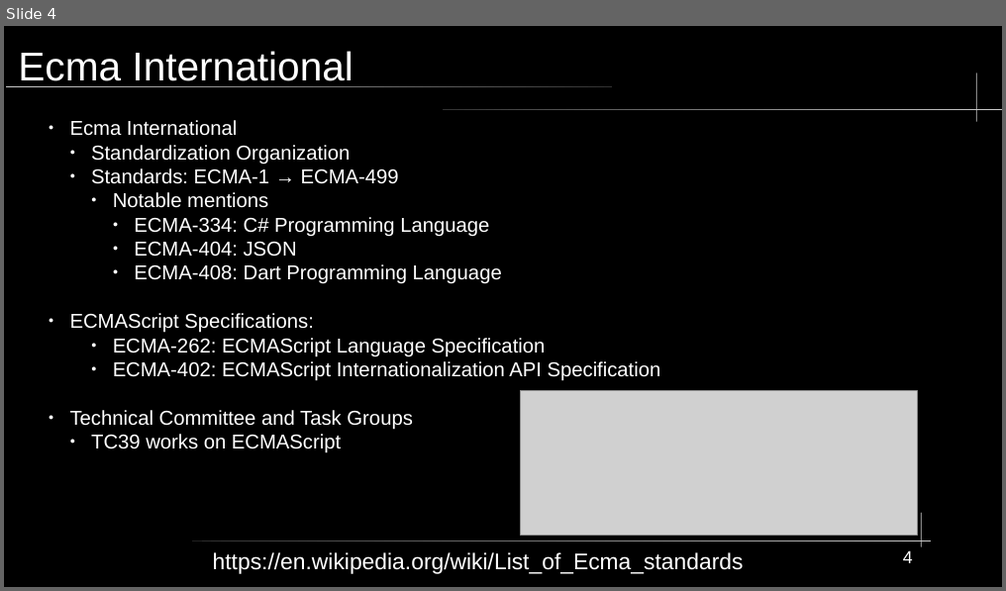
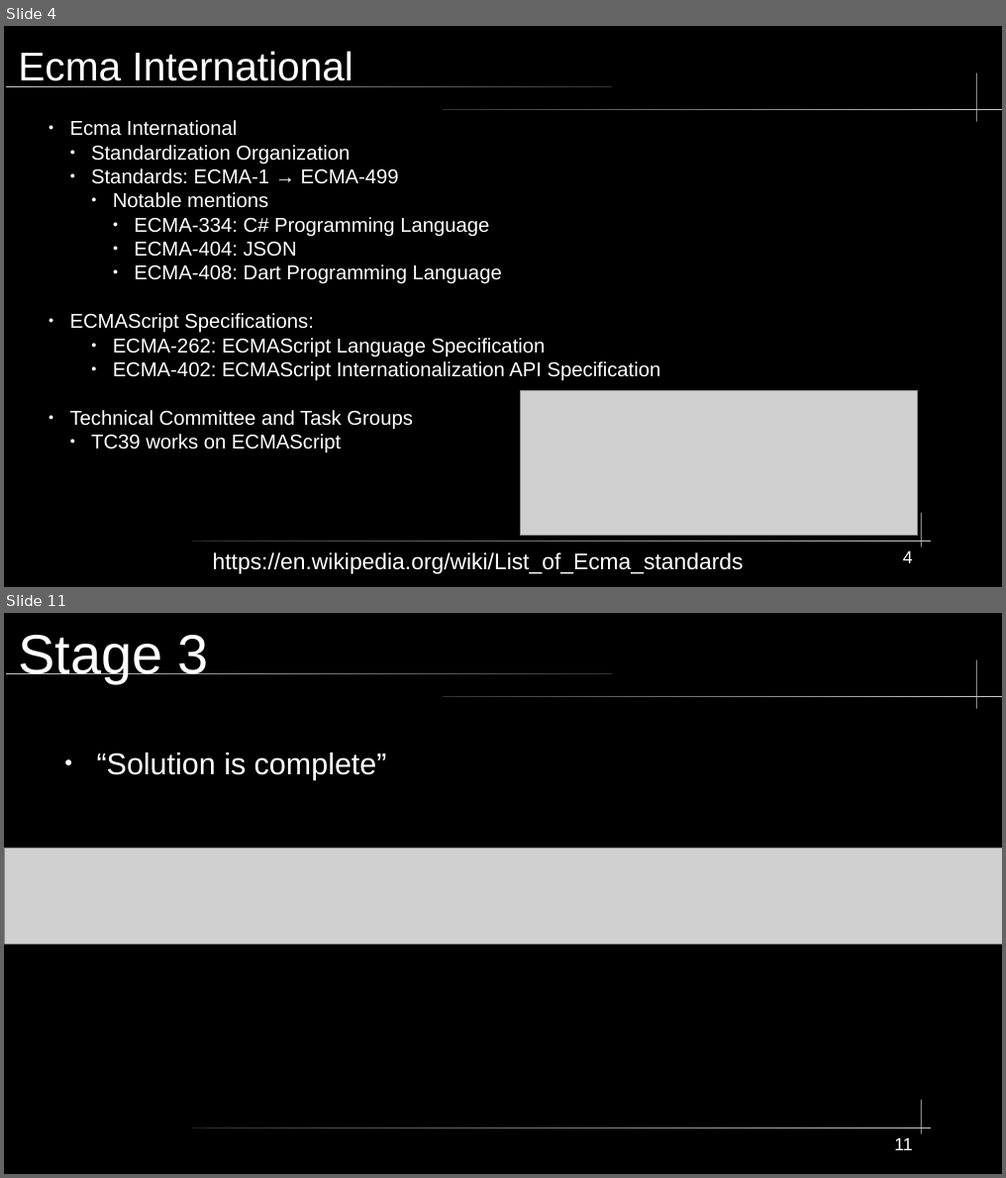
Before and after one commit to KWaloen/tc39_proposals_project, a slide deck: Data Analysis/Presentation/TC39 Process Documents.odp. Shown one above the other, each under a label of ours: slide 4 before the commit, slides 4 and 11 after it; the slides between them are not shown. The pictures are 1006x591 and 1006x1178 pixels, drawn with LibreOffice and Linux fonts; fonts in the diff are those of the drawing; grey boxes stand for pictures. Boxes give left, top, right and bottom in pixels: in the first picture for what was removed or moved away, otherwise in the second. Text is boxed around its words. In the diff, an @@ line names an element or a change of style, - is before the commit and + after.

```diff
--- a/Data Analysis/Presentation/TC39 Process Documents.odp
+++ b/Data Analysis/Presentation/TC39 Process Documents.odp
@@ slide 11 added at (4, 613, 1002, 1174), background #000000; not listed: 5 template elements that a slide beside it also shows @@
@@ title added at (18, 635, 209, 683), 44 pt, text #FFFFFF @@
+Stage 3
@@ text added at (97, 753, 387, 780), 24 pt, text #FFFFFF @@
+● “Solution is complete”
@@ picture added at (5, 849, 1002, 945) @@
@@ page number added at (894, 1138, 912, 1151), 14 pt, text #FFFFFF @@
+11
```
Also in this commit, not shown: 3 slides changed, 8 other slides added, 3 slides removed.
